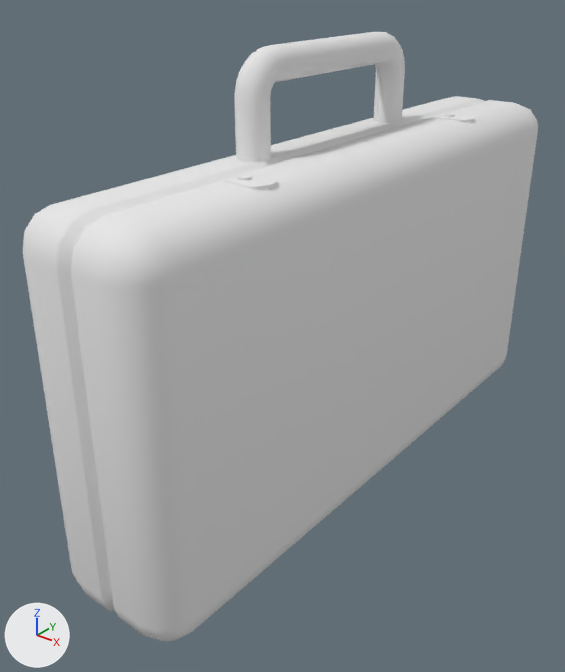
What one commit did to the Blender file working/amy/LBSR_Briefcase.blend.
Both versions are drawn from a 50 mm lens placed at (2.24, -2.84, 2.48), pointed at (0.18, -0.26, 0.88). Every picture has the same lights, and +X, +Y and +Z are marked at lower left.

Objects in the first picture: 'briefcase', 'handle', 'lock decoration1', 'lock1', 'lock2'.
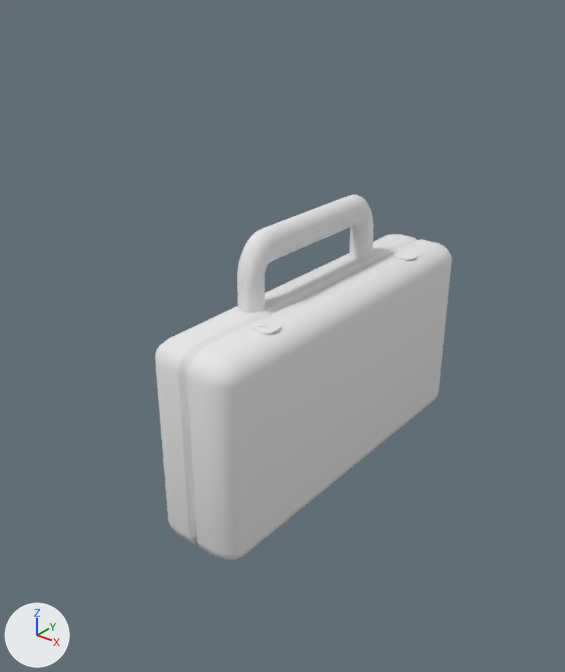
Where the newer file only moved an object's origin or applied its transform, the numbers keep the older frame.

Where the change shows, as pixel boxes [x1, y1, x2, y2] in the pictures (565 x 672 px):
'briefcase', mesh rescaled (42% narrower, 40% shorter): before [23, 96, 538, 642]; after [155, 234, 452, 561]
'handle', reshaped: before [235, 32, 405, 162]; after [237, 195, 374, 313]
'lock2', moved, turned: before [224, 173, 277, 191]; after [251, 320, 281, 334]
'lock1', moved, turned: before [436, 114, 475, 123]; after [393, 251, 417, 261]
'lock decoration1', deleted: before [237, 174, 251, 181]

The edits, one by one:
me_cylinder001 has 684 vertices, 686 faces and spans x 0.153..0.291, y -0.564..0.568, z 1.741..2.177.
me_cylinder001 is used by ob_handle; location (0.0, 0.0, 0.0); rotation (0.00185, 0.0, 0.0), in degrees (0.1, 0, 0).
me_cylinder001 part 1: the whole mesh is multiplied about its middle by the matrix ((0.875, 0.0, 0.0), (0.0, 0.884, 0.0), (0.0, 0.0, 1.146)), then moved by (-0.092, 0.017, -0.796).
me_chamferbox001 has 360 vertices, 370 faces and spans x 0.0..0.64, y -1.5..1.5, z 0.12..1.77.
me_chamferbox001 is used by ob_briefcase; location (0.0, 0.0, 0.0); rotation (0.00185, 0.0, 0.0), in degrees (0.1, 0, 0).
me_chamferbox001 part 2: the whole mesh is scaled about the mesh origin by (0.707, 0.633, 0.607).
Object 'lock2' (ob_lock2) turns from (0.1, 0, 0) to (0, 0, 0) degrees about x, y and z.
Object 'lock2' (ob_lock2) moves from (0.0, 0.0, 0.0) to (0.049, 0.042, 0.584).
Object 'lock1' (ob_lock1) turns from (0.1, 0, 0) to (0, 0, 0) degrees about x, y and z.
Object 'lock1' (ob_lock1) moves from (0.0, 0.0, 0.0) to (0.057, 0.0, 0.583).
Object 'lock decoration1' (ob_lock_decoration1) is deleted.
